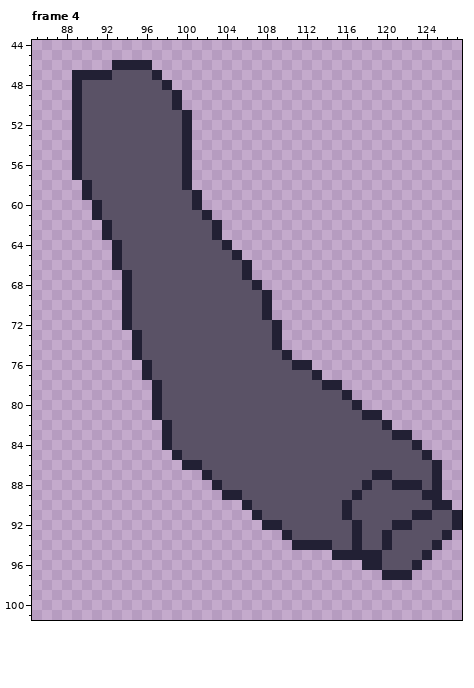
A pixel-art file gets an edit: Assets/Sprites/Sprite originals/Enemy/Boss 1/Boss_Attack_Left_Arm.ase. The picture above was drawn from the file before the commit.
128x128 pixels, 4 frames. Shown: frame 4: x 85..127, y 44..101. The commit also changed other frames, which this record leaves out.
The result:
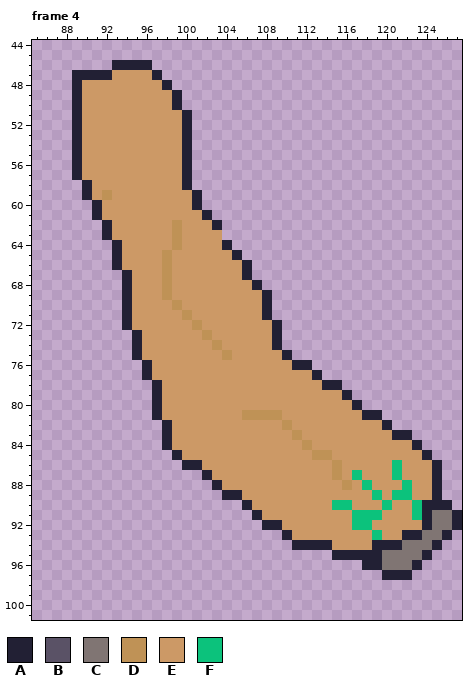
Palette (. is transparent): A #222034  B #5a5266  C #807573  D #bf9256  E #cc9966  F #0cc27c
What changed:
Changed rows in their new state; - is an unchanged pixel.
Frame 4, layer "Filler":
first column x 90:
 47 ---EEEE------------------------------
 48 EEEEEEEE-----------------------------
 49 EEEEEEEEE----------------------------
 50 EEEEEEEEE----------------------------
 51 EEEEEEEEEE---------------------------
 52 EEEEEEEEEE---------------------------
 53 EEEEEEEEEE---------------------------
 54 EEEEEEEEEE---------------------------
 55 EEEEEEEEEE---------------------------
 56 EEEEEEEEEE---------------------------
 57 EEEEEEEEEE---------------------------
 58 -EEEEEEEEE---------------------------
 59 -EDEEEEEEEE--------------------------
 60 --EEEEEEEEE--------------------------
 61 --EEEEEEEEEE-------------------------
 62 ---EEEEEEDEEE------------------------
 63 ---EEEEEEDEEEE-----------------------
 64 ----EEEEEDEEEE-----------------------
 65 ----EEEEDEEEEEE----------------------
 66 ----EEEEDEEEEEEE---------------------
 67 -----EEEDEEEEEEE---------------------
 68 -----EEEDEEEEEEEE--------------------
 69 -----EEEDEEEEEEEEE-------------------
 70 -----EEEEDEEEEEEEE-------------------
 71 -----EEEEEDEEEEEEE-------------------
 72 -----EEEEEEDEEEEEEE------------------
 73 ------EEEEEEDEEEEEE------------------
 74 ------EEEEEEEDEEEEE------------------
 75 ------EEEEEEEEDEEEEE-----------------
 76 -------EEEEEEEEEEEEEE----------------
 77 -------EEEEEEEEEEEEEEEE--------------
 78 --------EEEEEEEEEEEEEEEE-------------
 79 --------EEEEEEEEEEEEEEEEEE-----------
 80 --------EEEEEEEEEEEEEEEEEEE----------
 81 --------EEEEEEEEDDDDEEEEEEEE---------
 82 ---------EEEEEEEEEEEDEEEEEEEEE-------
 83 ---------EEEEEEEEEEEEDEEEEEEEEE------
 84 ---------EEEEEEEEEEEEEDEEEEEEEEEE----
 85 ----------EEEEEEEEEEEEEDDEEEEEEEEE---
 86 ------------EEEEEEEEEEEEEDEEEEEFEEE--
 87 -------------EEEEEEEEEEEEDEFEEEFEEE--
 88 --------------EEEEEEEEEEEEDEFEEEFEE--
 89 ----------------EEEEEEEEEEEEEFEFFEE--
 90 -----------------EEEEEEEEFFEEEFEEFA--
 91 ------------------EEEEEEEEEFFFEEEF-CC
 92 --------------------EEEEEEEFFEEEEEACC
 93 ---------------------EEEEEEEEFEEAACC-
 94 -------------------------EEEEA-ACCC--
 95 ------------------------------CCCC---
 96 ------------------------------CCC----
Boxes around the changes in both pictures, in picture pixels (x1, y1, x2, y2):
changed: (82, 70, 452, 570)
